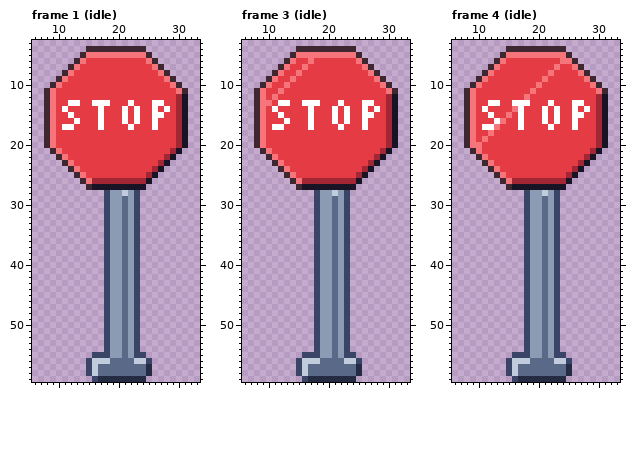
Two states of a pixel-art file, art/road/stop-sign.aseprite. Above, as it was before the edit.
40x60 pixels, 4 frames. Shown: frame 1 (idle): x 6..33, y 3..59; frame 3 (idle): x 6..33, y 3..59; frame 4 (idle): x 6..33, y 3..59. The commit also changed other frames, which this record leaves out.
Now the later version:
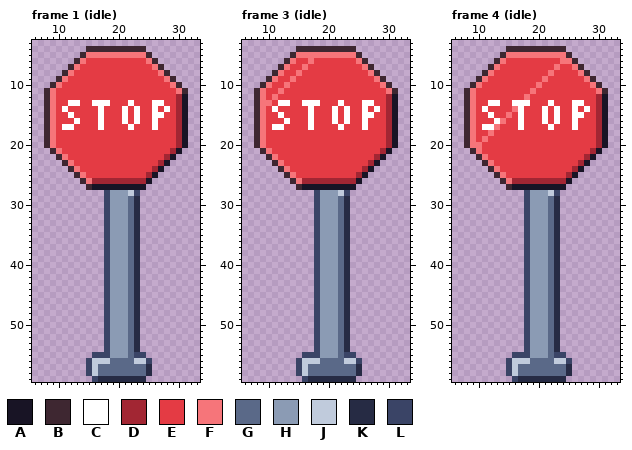
Palette (. is transparent): A #181425  B #3e2731  C #ffffff  D #a22633  E #e43b44  F #f6757a  G #5a6988  H #8b9bb4  J #c0cbdc  K #262b44  L #3a4466
Changes in this commit:
Frame 1 (idle):
y 28: x 21..22 JH -> HJ
y 29..54: x 21..23 GHL -> HGK
y 55: x 21..22 GH -> HG
Frame 3 (idle): the same change as frame 1 (idle)
Frame 4 (idle): the same change as frame 1 (idle)
Boxes around the changes in both pictures, in picture pixels (x1, y1, x2, y2):
changed: (122, 190, 140, 358)
changed: (332, 190, 350, 358)
changed: (542, 190, 560, 358)
